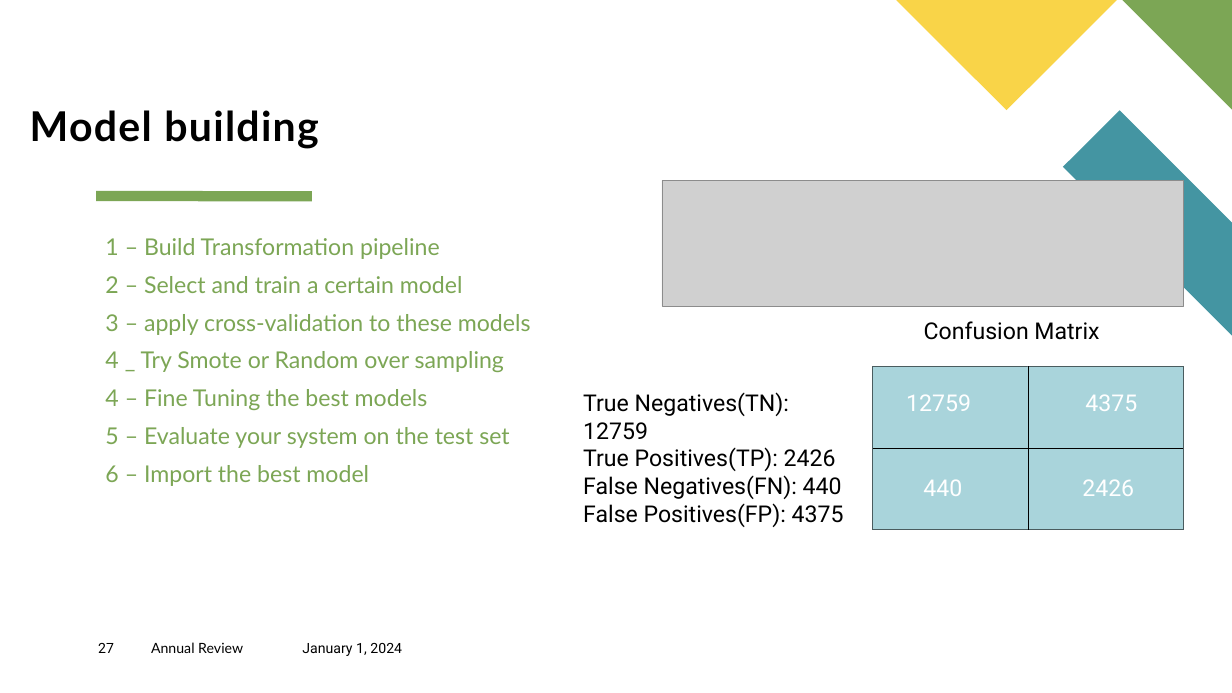
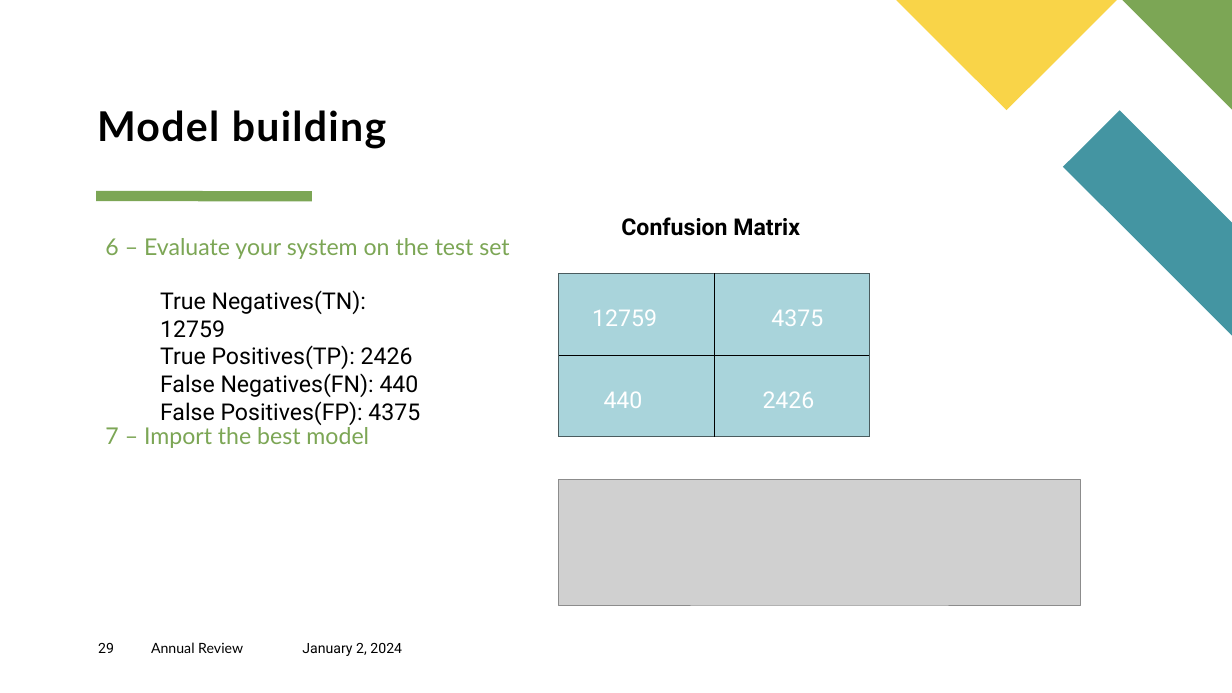
Before and after one commit to AlyAEE/Sports-Wear-Group-Classification-Project, a slide deck: slide 29 of Sport Wear Group Analytics.pptx (slide 27 before the commit). Drawn at 1232x693 pixels with LibreOffice and Linux fonts; fonts in the diff are those of the drawing; grey boxes stand for pictures. Boxes give left, top, right and bottom in pixels: in the first picture for what was removed or moved away, otherwise in the second. Text is boxed around its words. In the diff, an @@ line names an element or a change of style, - is before the commit and + after.

Commit message:
updated powerpoint

```diff
--- a/Sport Wear Group Analytics.pptx
+++ b/Sport Wear Group Analytics.pptx
@@ title "Model building": place and size @@
-title "Model building" at (30, 110, 318, 149)
+title "Model building" at (97, 110, 386, 149)
@@ text "Confusion Matrix": place and size @@
-text "Confusion Matrix" at (924, 321, 1099, 340)
+text "Confusion Matrix" at (621, 217, 800, 236)
@@ text "Confusion Matrix" at (621, 217, 800, 236): bold on @@
@@ text at (105, 238, 509, 448): text changed @@
-1 – Build Transformation pipeline
-2 – Select and train a certain model
-3 – apply cross-validation to these models
-4 _ Try Smote or Random over sampling
-4 – Fine Tuning the best models
-5 – Evaluate your system on the test set
-6 – Import the best model
+6 – Evaluate your system on the test set
+7 – Import the best model
@@ text "True Negatives(TN): 12759": place and size @@
-text "True Negatives(TN): 12759" at (583, 392, 844, 527)
+text "True Negatives(TN): 12759" at (160, 290, 420, 425)
@@ text "12759 4375": place and size @@
-text "12759 4375" at (906, 394, 1137, 411)
+text "12759 4375" at (592, 309, 823, 326)
@@ 4 lines, 1 rectangle: place and size @@
-4 lines, 1 rectangle at (873, 367, 1184, 531)
+4 lines, 1 rectangle at (559, 274, 870, 437)
@@ text "440 2426": place and size @@
-text "440 2426" at (923, 479, 1134, 496)
+text "440 2426" at (604, 391, 815, 408)
@@ picture: place and size @@
-picture at (663, 180, 1184, 306)
+picture at (559, 480, 1080, 605)
@@ page number at (98, 643, 114, 653): text changed @@
-27
+29
@@ text at (302, 643, 402, 656): text changed @@
-January 1, 2024
+January 2, 2024
```
Also in this commit, not shown: 29 other slides changed, 2 slides added, 1 other file.
